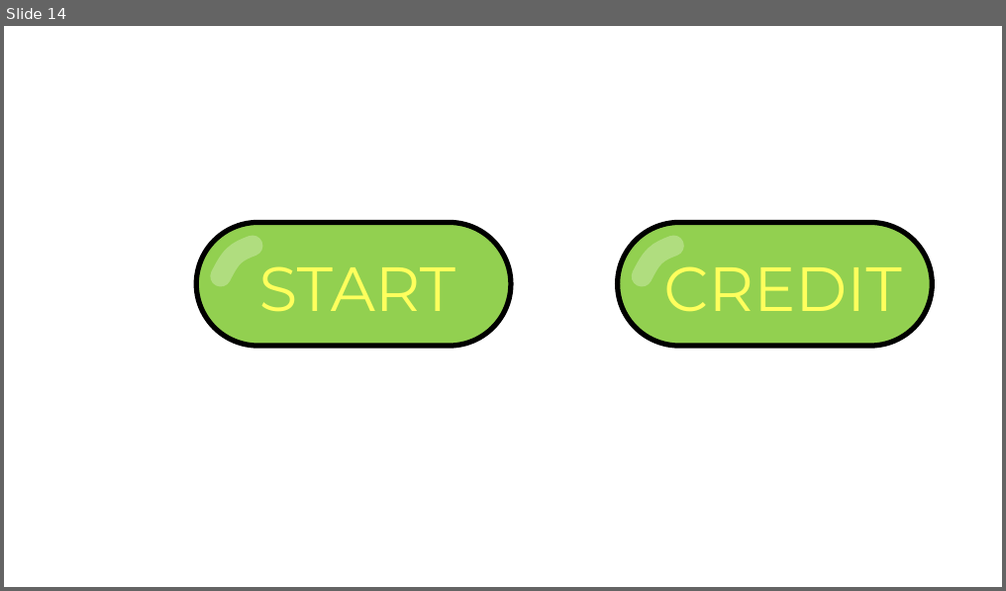
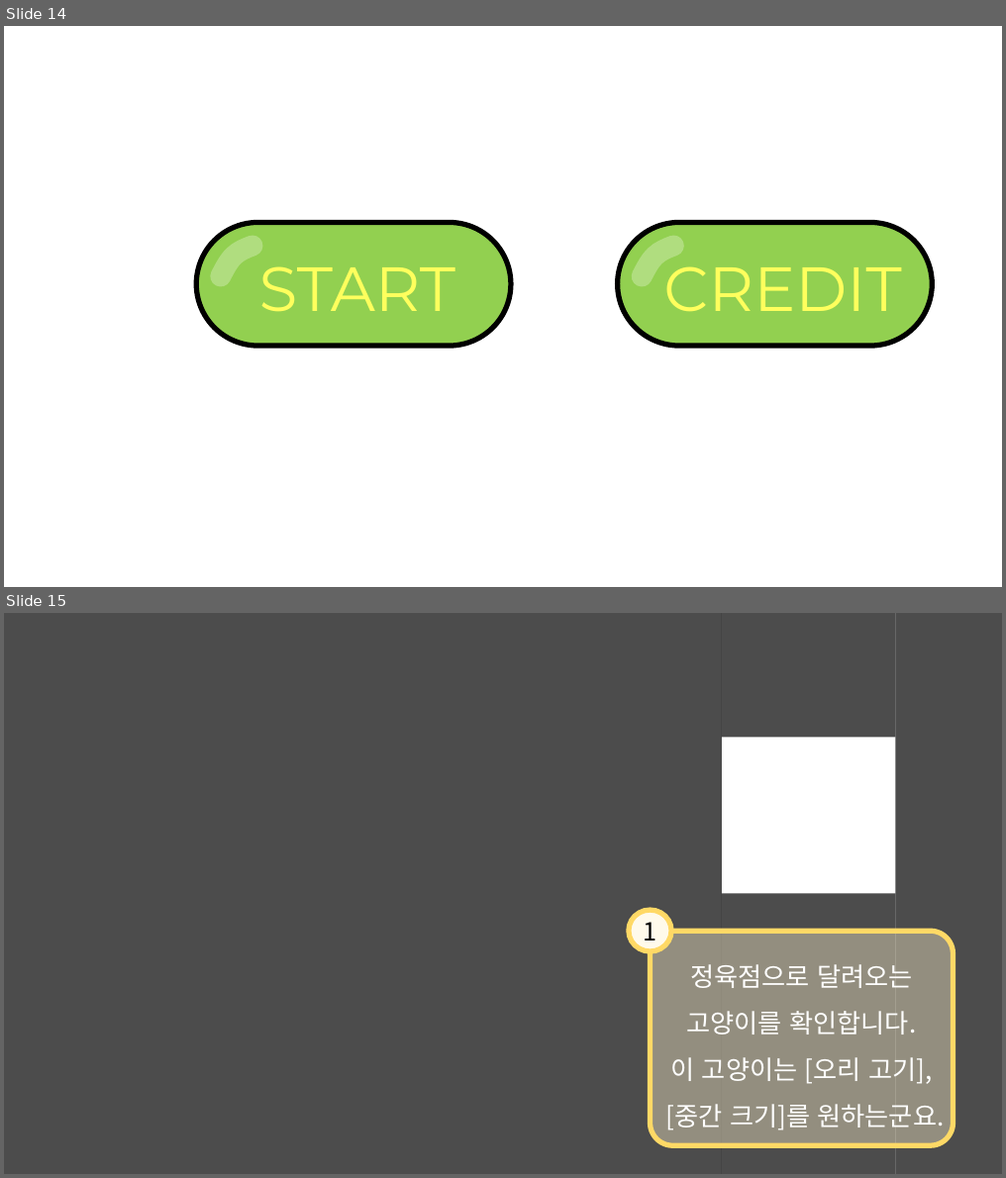
Before and after one commit to SNUGDC/CatDefense, a slide deck: UI Design.pptx. Shown one above the other, each under a label of ours: slide 14 before the commit, slides 14 and 15 after it. The pictures are 1006x591 and 1006x1178 pixels, drawn with LibreOffice and Linux fonts; fonts in the diff are those of the drawing; background and template pictures are left out. Boxes give left, top, right and bottom in pixels: in the first picture for what was removed or moved away, otherwise in the second. Text is boxed around its words. In the diff, an @@ line names an element or a change of style, - is before the commit and + after.

```diff
--- a/UI Design.pptx
+++ b/UI Design.pptx
@@ slide 15 added at bbox=[4, 613, 1002, 1174], background picture (left out) @@
@@ group added at bbox=[4, 613, 1002, 1174]: 4 rectangles, 1 rounded rectangle, 1 ellipse @@
+정육점으로 달려오는
+고양이를 확인합니다.
+이 고양이는 [오리 고기],
+[중간 크기]를 원하는군요.
+1
```
Also in this commit, not shown: 4 other slides added, 12 other files.
